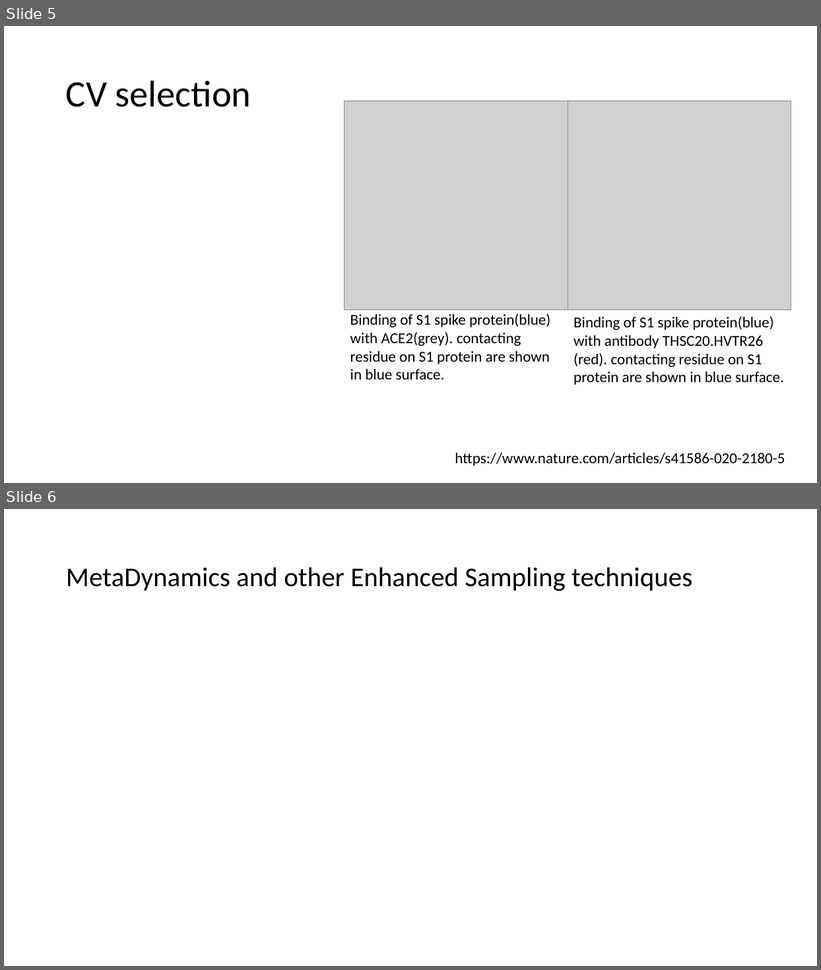
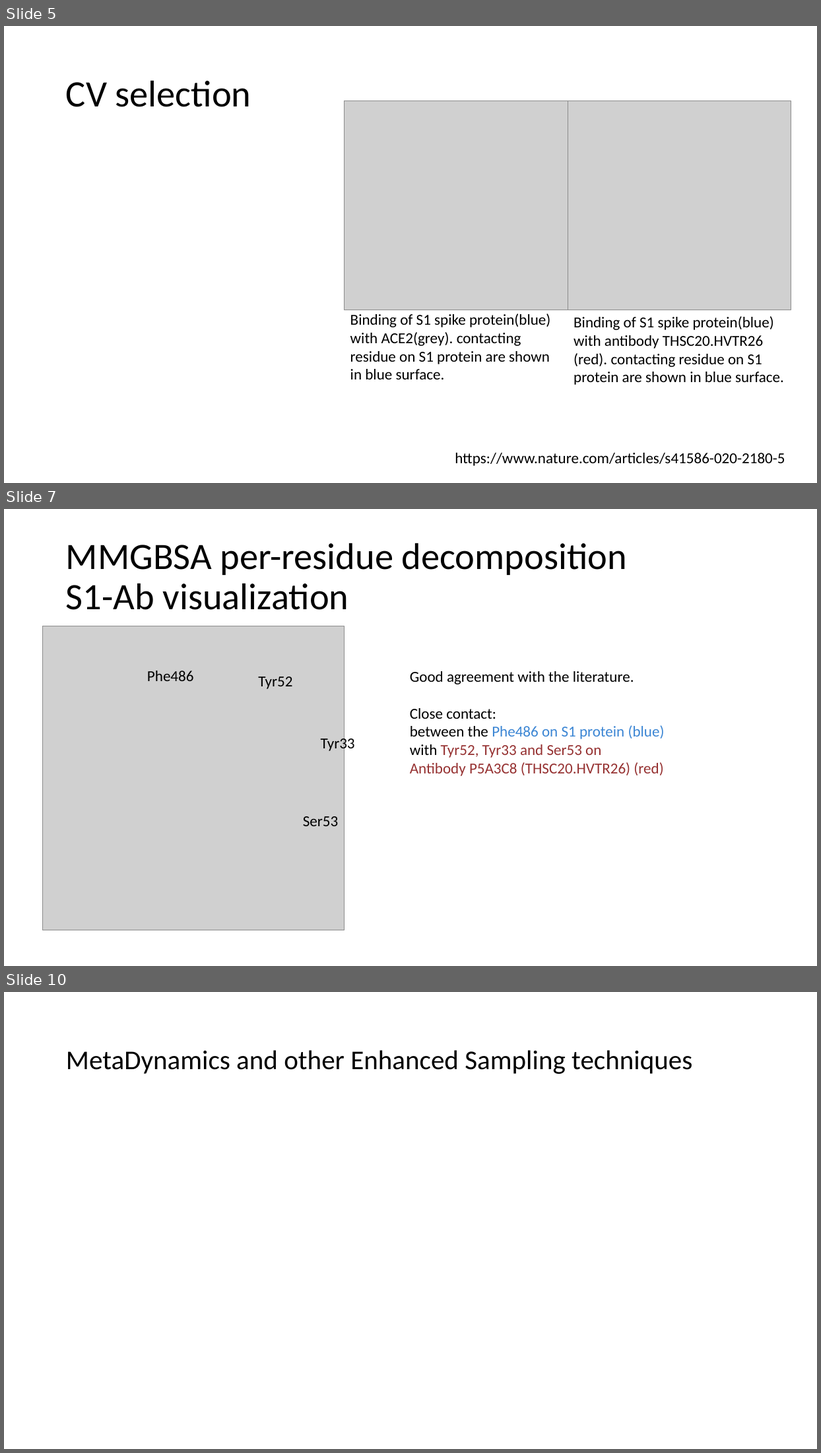
Before and after one commit to DerienFe/InstaD_pro_abc, a slide deck: Tech_assignment_slides.pptx. Shown one above the other, each under a label of ours: slides 5 and 6 before the commit, slides 5, 7 and 10 after it; the slides between them are not shown. The pictures are 821x970 and 821x1453 pixels, drawn with LibreOffice and Linux fonts; fonts in the diff are those of the drawing; grey boxes stand for pictures. Boxes give left, top, right and bottom in pixels: in the first picture for what was removed or moved away, otherwise in the second. Text is boxed around its words. In the diff, an @@ line names an element or a change of style, - is before the commit and + after.

```diff
--- a/Tech_assignment_slides.pptx
+++ b/Tech_assignment_slides.pptx
@@ slide 7 added at (4, 509, 817, 966), background #FFFFFF @@
@@ title added at (66, 543, 627, 610), 44 pt, text #000000 @@
+MMGBSA per-residue decomposition
+S1-Ab visualization
@@ picture added at (42, 626, 344, 931) @@
@@ text added at (147, 671, 194, 681), 18 pt, text #000000 @@
+Phe486
@@ text added at (258, 677, 292, 689), 18 pt, text #000000 @@
+Tyr52
@@ text added at (410, 671, 665, 776), 18 pt, text #000000 @@
+Good agreement with the literature.
+Close contact:
+between the Phe486 on S1 protein (blue)
+with Tyr52, Tyr33 and Ser53 on
+Antibody P5A3C8 (THSC20.HVTR26) (red)
@@ text added at (321, 736, 355, 753), 18 pt, text #000000 @@
+Tyr33
@@ text added at (303, 817, 338, 826), 18 pt, text #000000 @@
+Ser53
@@ what was slide 6 is now slide 10 @@
```
Also in this commit, not shown: 3 other slides added, 7 other files.
